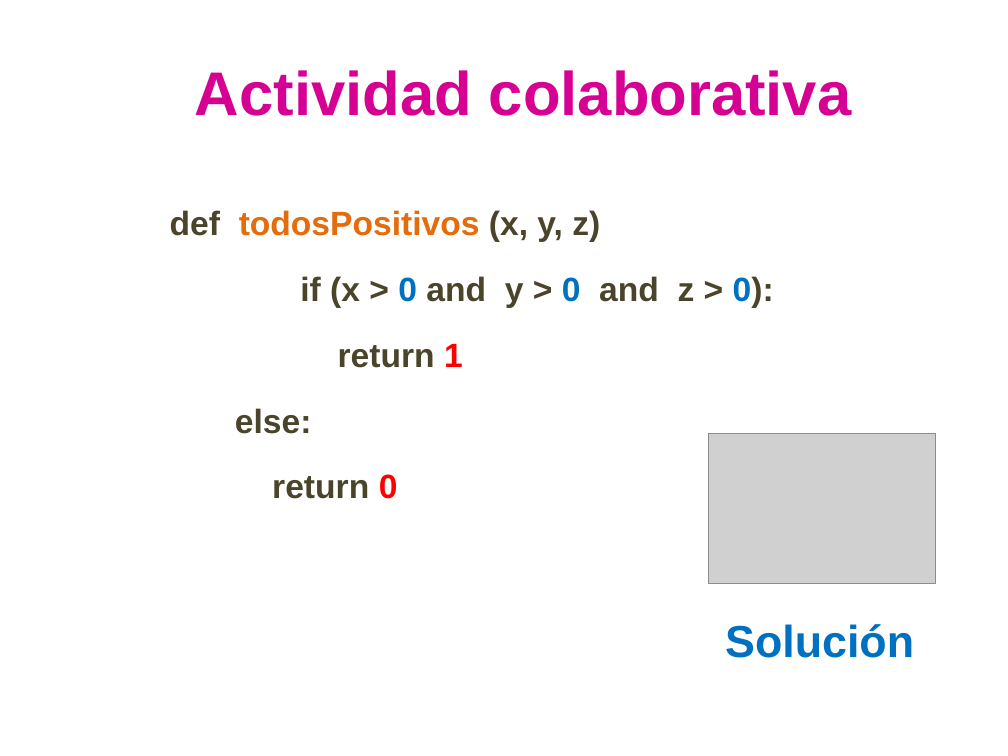
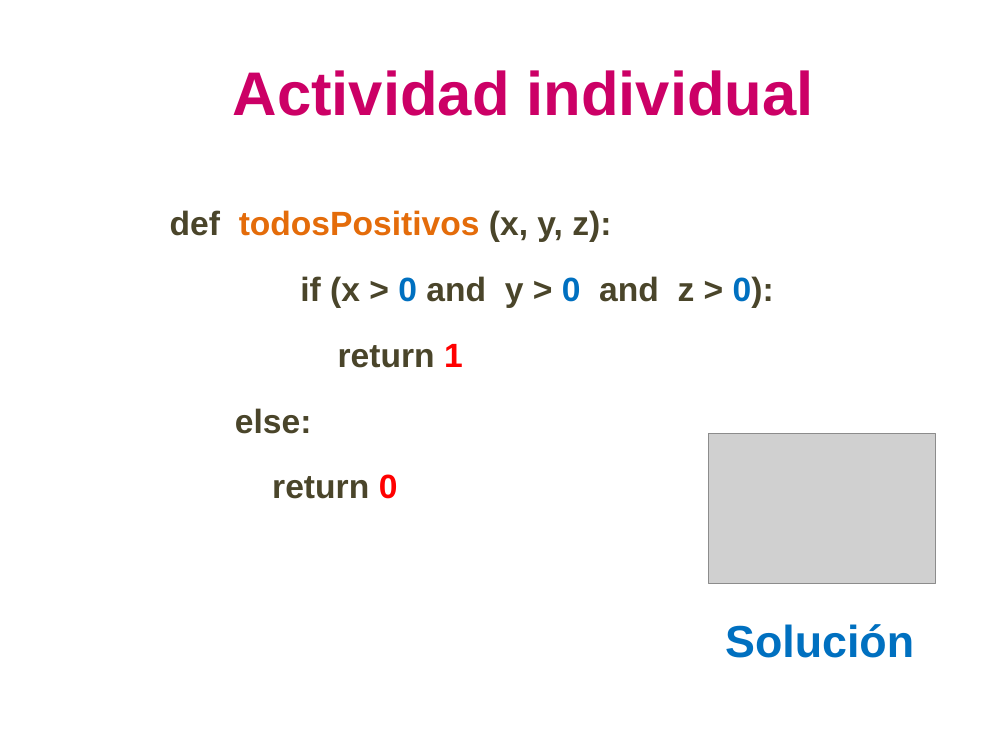
Before and after one commit to lizetheP/PensamientoC, a slide deck: slide 15 of calendario/documentos/5_Funciones.pptx. Drawn at 1008x756 pixels with LibreOffice and Linux fonts; fonts in the diff are those of the drawing; grey boxes stand for pictures. Boxes give left, top, right and bottom in pixels: in the first picture for what was removed or moved away, otherwise in the second. Text is boxed around its words. In the diff, an @@ line names an element or a change of style, - is before the commit and + after.

```diff
--- a/calendario/documentos/5_Funciones.pptx
+++ b/calendario/documentos/5_Funciones.pptx
@@ text at (233, 70, 814, 116): text changed; text colour #D60093 to #CC0066 @@
-Actividad colaborativa
+Actividad individual
@@ text at (170, 210, 611, 242): text changed @@
-  def todosPositivos (x, y, z)
+  def todosPositivos (x, y, z):
```
Also in this commit, not shown: 6 other slides changed, 4 other files.
